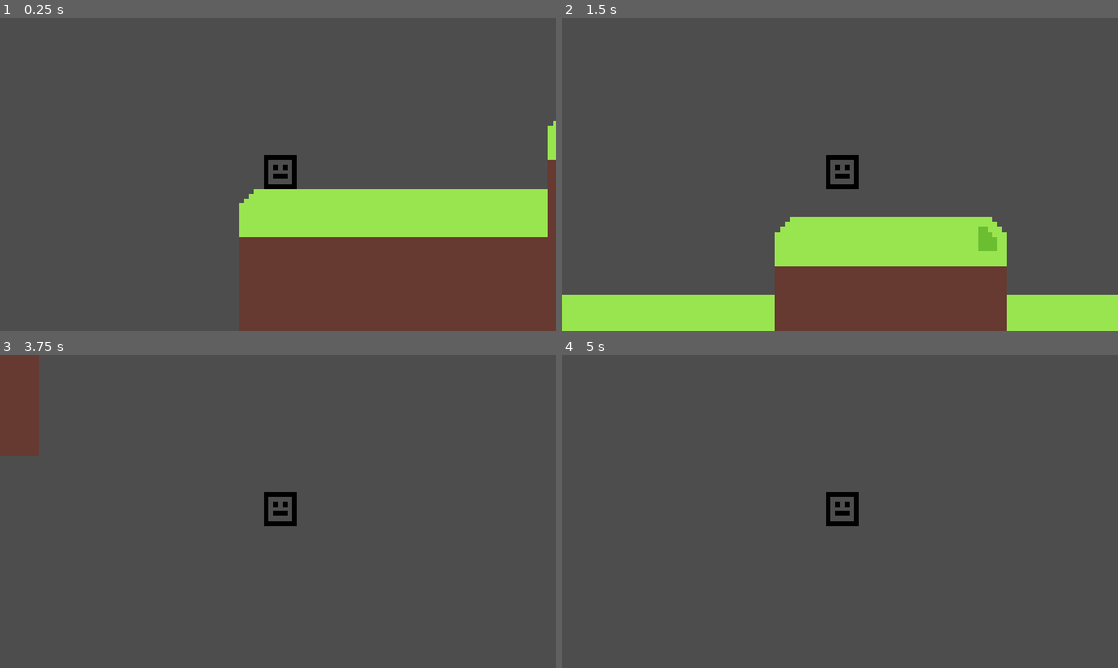
Above: before the commit, frames 1-4 (two rows, left to right).
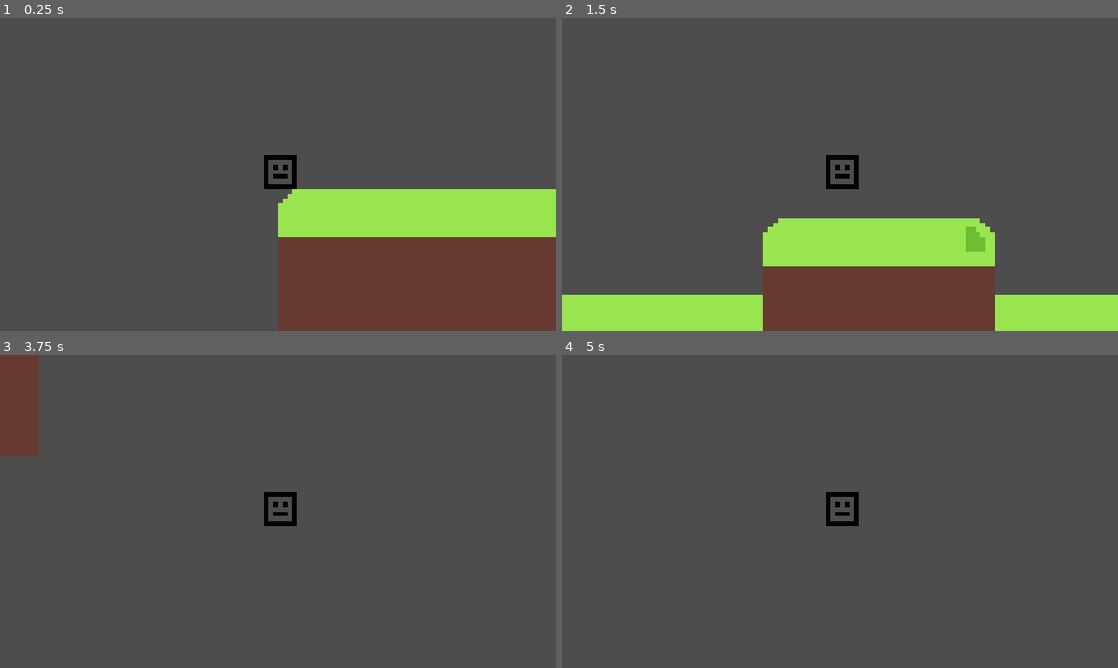
Above: after the commit, the same moments.

Repository: nalkn/rebound-rocket
Game: Godot game, scene res://node_2d.tscn
Two runs of this game, one before a commit and one after it. Both use one fixed random seed, a clock stepped at 60 frames per second and the inputs below.
Inputs:
- Up to frame 1 (0.25 s): no input
- Up to frame 2 (1.5 s): tap Enter (ui_accept) at 0.5, 0.77, 1.25 s; hold Right (ui_right) from 0.53 s (still down)
- Up to frame 3 (3.75 s): tap Enter (ui_accept) at 1.52, 2.75, 3.02 s; release Right (ui_right) at 2.03 s; hold Left (ui_left) 2.03-2.78 s; hold Right (ui_right) from 2.78 s (still down)
- Up to frame 4 (5 s): tap Enter (ui_accept) at 3.77, 4.52 s; release Right (ui_right) at 4.28 s; hold Left (ui_left) from 4.28 s (still down)

The runs differ from the first frame. In frame 1, 3.7% of the frame differs, in the area x 43-100%, y 32-100%; in frame 2, 2.0%; in frame 3, less than 0.1%; in frame 4, less than 0.1%.

Commit message:
fix(map): set map to 0 0

Diff:
--- a/node_2d.tscn
+++ b/node_2d.tscn
@@ -50,6 +50,5 @@
 
 [node name="TileMapLayer" type="TileMapLayer" parent="." unique_id=944474976]
 texture_filter = 1
-position = Vector2(-8, 3)
 tile_map_data = PackedByteArray("AAAAAAAAAAAAAAAAAAABAAAAAAABAAAAAAACAAAAAAABAAAAAAADAAAAAAABAAAAAAAEAP//AAAAAAAAAAAEAA …(352 unchanged characters)…
 tile_set = SubResource("TileSet_jfn7u")
